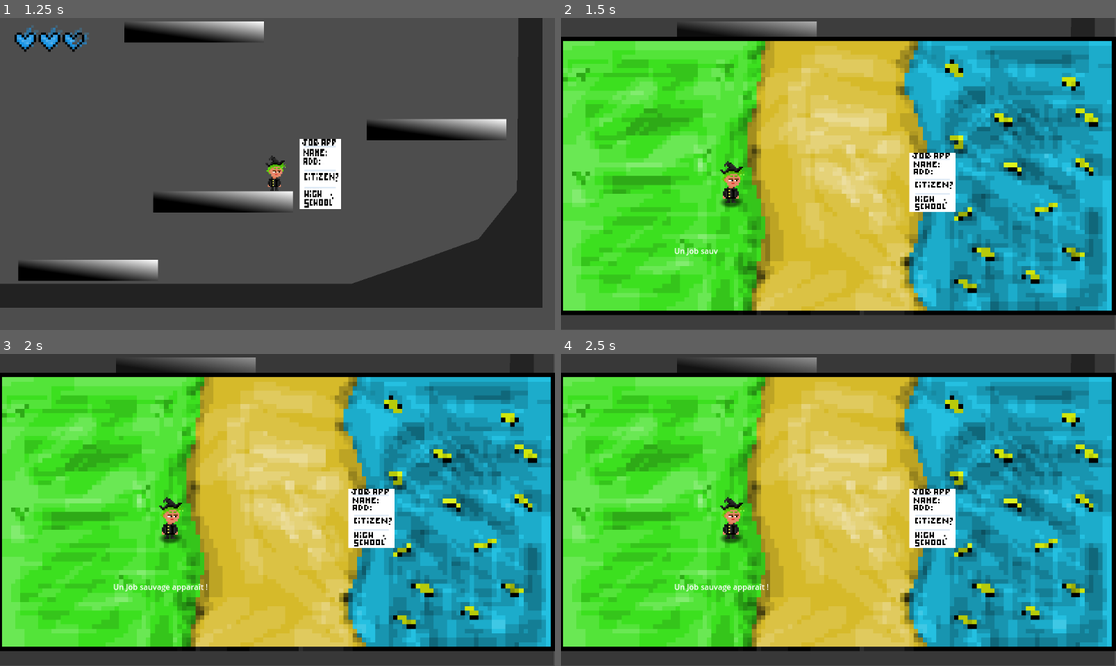
Above: before the commit, frames 1-4 (two rows, left to right).
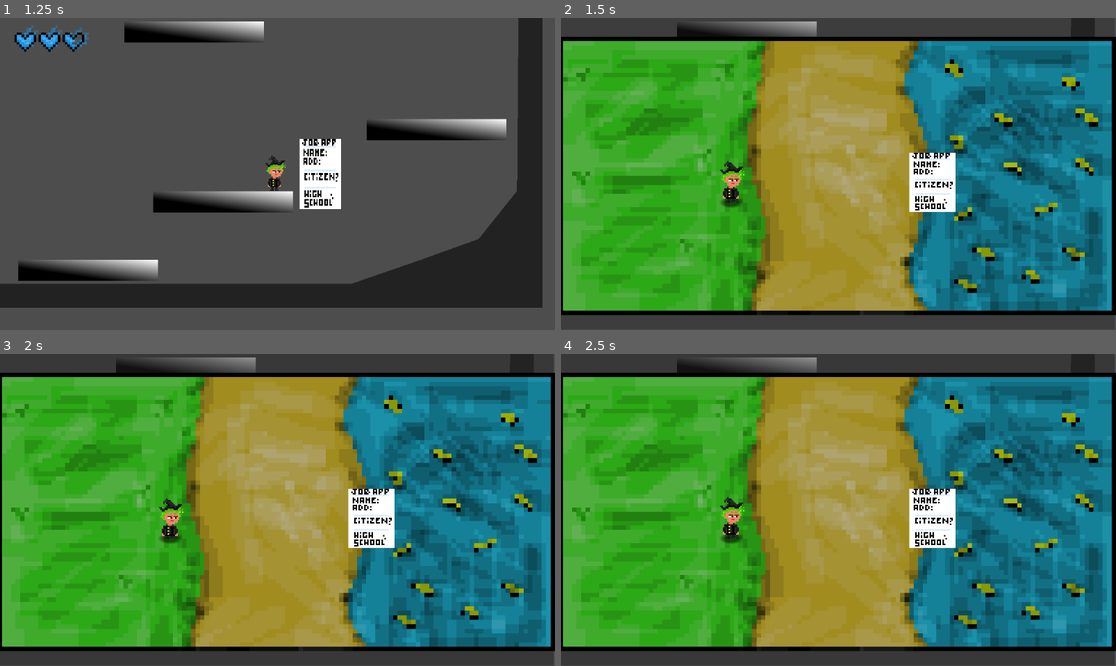
Above: after the commit, the same moments.

Repository: RTheoGH/CSSG
Game: Godot game, scene res://scenes/Menu.tscn
Same seed, same stepped clock (60 frames per second), same inputs: the game is played once before the commit and once after it.
Inputs (mouse positions are in pixels of both pictures, inside the frame that each line leads up to):
- Up to frame 1 (1.25 s): click "START" at 0.5 s
- Up to frame 2 (1.5 s): tap Enter (ui_accept) at 1.25, 1.35 s; move the mouse to (960, 158) at 1.27 s; hold D (right) from 1.28 s (still down)
- Up to frame 3 (2 s): keep holding D (right); tap Space (jump) at 1.52 s
- Up to frame 4 (2.5 s): keep holding D (right); move the mouse to (727, 525) at 2.02 s; tap Mouse wheel down (camera_dezoom) at 2.1 s; tap Space (jump) at 2.27 s; tap Enter (ui_accept) at 2.3 s

Frame 1 is identical in both runs. In frame 2, 83% of the frame differs, in the area x 0-100%, y 7-94%; in frame 3, 83%; in frame 4, 83%.
Error after the commit: Invalid assignment of property or key 'text' with value of type 'String' on a base object of type 'null instance'. (res://scenes/skill_select.gd:15)

Commit message:
début skills

Diff:
--- a/project.godot
+++ b/project.godot
@@ -25,6 +25,7 @@
 "res://ressources/": "green",
 "res://scenes/": "purple",
 "res://scripts/": "orange",
+"res://scripts/skills/": "red",
 "res://shaders/": "pink"
 }
 
--- a/scenes/Main.tscn
+++ b/scenes/Main.tscn
@@ -1,8 +1,9 @@
-[gd_scene load_steps=32 format=3 uid="uid://6ueec22mi8co"]
+[gd_scene load_steps=38 format=3 uid="uid://6ueec22mi8co"]
 
 [ext_resource type="Script" path="res://scripts/main.gd" id="1_1apkk"]
 [ext_resource type="PackedScene" uid="uid://bvc6ijsw2wpn0" path="res://scenes/UI.tscn" id="2_h4x6i"]
 [ext_resource type="Texture2D" uid="uid://b7g7sfkus2msy" path="res://ressources/images/temp_fond-1.png.png" id="3_anvqx"]
+[ext_resource type="Shader" uid="uid://kx1msrulrq2v" path="res://shaders/background_opacity.tres" id="3_jqtgi"]
 [ext_resource type="Texture2D" uid="uid://g3i7o27g62t" path="res://ressources/images/studentA1.png" id="3_tcata"]
 [ext_resource type="PackedScene" uid="uid://cocwo8aq5j7pw" path="res://scenes/Player.tscn" id="4_apvqn"]
 [ext_resource type="AudioStream" uid="uid://772ggq0sx8jb" path="res://ressources/musics/music jeu test.wav" id="4_r14mf"]
@@ -25,6 +26,12 @@
 [ext_resource type="AudioStream" uid="uid://dd5qrqseamcyc" path="res://ressources/sounds/lutz_3.mp3" id="12_dy66s"]
 [ext_resource type="AudioStream" uid="uid://cgvpn6nqecl5u" path="res://ressources/sounds/lutz_4.mp3" id="13_2kace"]
 [ext_resource type="Texture2D" uid="uid://bmsfej5fhcbui" path="res://ressources/images/studentA_marche4.png" id="13_pnt3o"]
+[ext_resource type="Script" path="res://scripts/skills/skill.gd" id="18_c4rqx"]
+[ext_resource type="Script" path="res://scripts/skills/fireball.gd" id="19_l33xc"]
+
+[sub_resource type="ShaderMaterial" id="ShaderMaterial_2exay"]
+shader = ExtResource("3_jqtgi")
+shader_parameter/Background_luminosity = 0.75
 
 [sub_resource type="SpriteFrames" id="SpriteFrames_lv3x1"]
 
@@ -183,6 +190,12 @@
 cache/0/15/0/underline_thickness = 0.0
 cache/0/15/0/scale = 1.0
 
+[sub_resource type="Resource" id="Resource_s3pkg"]
+script = ExtResource("19_l33xc")
+
+[sub_resource type="Resource" id="Resource_xldig"]
+script = ExtResource("18_c4rqx")
+
 [sub_resource type="AudioStreamRandomizer" id="AudioStreamRandomizer_hq08k"]
 streams_count = 4
 stream_0/stream = ExtResource("10_xgx00")
@@ -209,32 +222,31 @@
 
 [node name="FightHUD" type="CanvasLayer" parent="."]
 
-[node name="ColorRect" type="ColorRect" parent="FightHUD"]
-visible = false
-anchors_preset = 15
-anchor_right = 1.0
-anchor_bottom = 1.0
-offset_left = 231.0
-offset_top = 468.0
-offset_right = -284.0
-offset_bottom = -56.0
-grow_horizontal = 2
-grow_vertical = 2
-color = Color(0, 0, 0, 0.266667)
-
 [node name="TextureRect" type="TextureRect" parent="FightHUD"]
 texture_filter = 1
+material = SubResource("ShaderMaterial_2exay")
 offset_left = -5.0
 offset_top = -269.0
 offset_right = 1152.0
 offset_bottom = 888.0
 texture = ExtResource("3_anvqx")
 
-[node name="RichTextLabel" type="RichTextLabel" parent="FightHUD"]
-offset_left = 235.0
-offset_top = 472.0
-offset_right = 872.0
-offset_bottom = 596.0
+[node name="ColorRect" type="ColorRect" parent="FightHUD"]
+anchors_preset = 15
+anchor_right = 1.0
+anchor_bottom = 1.0
+offset_top = 495.0
+grow_horizontal = 2
+grow_vertical = 2
+color = Color(0, 0, 0, 0.462745)
+
+[node name="RichTextLabel" type="RichTextLabel" parent="FightHUD/ColorRect"]
+layout_mode = 0
+offset_left = 51.0
+offset_top = 19.0
+offset_right = 1094.0
+offset_bottom = 133.0
+text = "Un job sauvage apparait"
 
 [node name="Enemy_fight_sprite" type="AnimatedSprite2D" parent="FightHUD"]
 texture_filter = 1
@@ -275,6 +287,7 @@
 text = "relancer"
 
 [node name="chomeur" parent="." instance=ExtResource("4_apvqn")]
+skills = Array[ExtResource("18_c4rqx")]([SubResource("Resource_s3pkg"), SubResource("Resource_xldig")])
 
 [node name="AudioStreamPlayer" type="AudioStreamPlayer" parent="."]
 stream = ExtResource("4_r14mf")
--- /dev/null
+++ b/scenes/skill_select.gd
@@ -0,0 +1,19 @@
+class_name SkillSelect
+extends ColorRect
+
+var boutons : Array[Button]
+var skills : Array[Skill]
+
+func _init(s: Array[Skill]) -> void:
+	skills = s
+
+
+func _ready() -> void:
+	boutons = [$Skill1, $Skill2, $Skill3, $Skill4]
+	var sl := skills.size() if skills.size() < boutons.size() else boutons.size()
+	for i in range(sl):
+		boutons[i].text = skills[i].get_class_name()
+
+# Called every frame. 'delta' is the elapsed time since the previous frame.
+func _process(delta: float) -> void:
+	pass
--- /dev/null
+++ b/scenes/skill_select.tscn
@@ -0,0 +1,78 @@
+[gd_scene load_steps=3 format=3 uid="uid://c3t25jf77014j"]
+
+[ext_resource type="Texture2D" uid="uid://c2jyv58nsm15a" path="res://ressources/images/goat.png" id="1_n7nyl"]
+[ext_resource type="Script" path="res://scenes/skill_select.gd" id="1_xumfo"]
+
+[node name="SkillSelect" type="ColorRect"]
+offset_right = 1152.0
+offset_bottom = 153.0
+color = Color(0, 0, 0, 0.462745)
+script = ExtResource("1_xumfo")
+
+[node name="Skill1" type="Button" parent="."]
+layout_mode = 0
+offset_left = 5.0
+offset_top = 5.0
+offset_right = 572.0
+offset_bottom = 72.0
+text = "-"
+
+[node name="TextureRect" type="TextureRect" parent="Skill1"]
+layout_mode = 0
+offset_left = 43.0
+offset_top = 6.0
+offset_right = 324.0
+offset_bottom = 278.0
+scale = Vector2(0.2, 0.2)
+texture = ExtResource("1_n7nyl")
+
+[node name="Skill2" type="Button" parent="."]
+layout_mode = 0
+offset_left = 5.0
+offset_top = 81.0
+offset_right = 571.0
+offset_bottom = 148.0
+text = "-"
+
+[node name="TextureRect" type="TextureRect" parent="Skill2"]
+layout_mode = 0
+offset_left = 43.0
+offset_top = 6.0
+offset_right = 324.0
+offset_bottom = 278.0
+scale = Vector2(0.2, 0.2)
+texture = ExtResource("1_n7nyl")
+
+[node name="Skill3" type="Button" parent="."]
+layout_mode = 0
+offset_left = 580.0
+offset_top = 5.0
+offset_right = 1147.0
+offset_bottom = 72.0
+text = "-"
+
+[node name="TextureRect" type="TextureRect" parent="Skill3"]
+layout_mode = 0
+offset_left = 43.0
+offset_top = 6.0
+offset_right = 324.0
+offset_bottom = 278.0
+scale = Vector2(0.2, 0.2)
+texture = ExtResource("1_n7nyl")
+
+[node name="Skill4" type="Button" parent="."]
+layout_mode = 0
+offset_left = 580.0
+offset_top = 81.0
+offset_right = 1147.0
+offset_bottom = 148.0
+text = "-"
+
+[node name="TextureRect" type="TextureRect" parent="Skill4"]
+layout_mode = 0
+offset_left = 43.0
+offset_top = 6.0
+offset_right = 324.0
+offset_bottom = 278.0
+scale = Vector2(0.2, 0.2)
+texture = ExtResource("1_n7nyl")
--- a/scripts/Global.gd
+++ b/scripts/Global.gd
@@ -1,11 +1,3 @@
 extends Node
 var fight_mode: bool = false
-
-# Called when the node enters the scene tree for the first time.
-func _ready() -> void:
-	pass # Replace with function body.
-
-
-# Called every frame. 'delta' is the elapsed time since the previous frame.
-func _process(delta: float) -> void:
-	pass
+enum target {ALL_ENEMIES, ALL_ALLIES, SINGLE_ENEMY, SELF, SINGLE_ALLY, ALL}
--- /dev/null
+++ b/scripts/character.gd
@@ -0,0 +1,8 @@
+class_name Character
+extends CharacterBody2D
+
+@export var maxHP: int = 6
+var HP: int
+@export var maxMP: int = 10
+var MP: int
+@export var skills: Array[Skill]
--- a/scripts/enemy.gd
+++ b/scripts/enemy.gd
@@ -1,5 +1,5 @@
 class_name Enemy
-extends CharacterBody2D
+extends Character
 
 const SPEED = 150.0
 const JUMP_VELOCITY = -400.0
--- a/scripts/main.gd
+++ b/scripts/main.gd
@@ -2,7 +2,7 @@
 
 var running: bool
 @onready var music = $AudioStreamPlayer
-@onready var fight_text = $FightHUD/RichTextLabel
+@onready var fight_text = $FightHUD/ColorRect/RichTextLabel
 var current_enemy := ""
 
 # Called when the node enters the scene tree for the first time.
@@ -53,9 +53,12 @@
 		cam.global_position = cam.global_position.move_toward(target_pos,speed*delta)
 
 func process_fight(delta: float):
-	#mettre les sprites à des pos fixes
+	fight_text.visible_ratio += 0.05
+	if Input.is_action_just_pressed("ui_accept"):
+		$FightHUD/ColorRect.hide()
+		var skills_hud := SkillSelect.new($chomeur.skills)
+		$FightHUD.add_child(skills_hud)
 
-	fight_text.visible_ratio += 0.05
 
 func new_game():
 	get_node("text").hide()
@@ -82,6 +85,8 @@
 		tween_background.set_ease(Tween.EASE_IN)
 		tween_background.tween_property($CanvasLayer/Fight_Background, "color:a", 0.5, 0.2)
 		fight_text.visible_ratio = 0
+		$FightHUD/Enemy_fight_sprite.play("default")
+		$FightHUD/Player_fight_sprite.play("default")
 
 	else:
 		$WorldHUD.show()
--- a/scripts/player.gd
+++ b/scripts/player.gd
@@ -1,4 +1,4 @@
-extends CharacterBody2D
+extends Character
 
 @onready var _animated_sprite = $AnimatedSprite2D
 var SPEED = 200.0
--- /dev/null
+++ b/scripts/skills/fireball.gd
@@ -0,0 +1,5 @@
+class_name Fireball
+extends Skill
+
+func get_class_name() -> String:
+	return "Fireball"
--- /dev/null
+++ b/scripts/skills/skill.gd
@@ -0,0 +1,18 @@
+class_name Skill
+extends Resource
+
+var skill_name: String
+var description:String
+
+var MP: int
+var accuracy: float
+
+var target_type: Global.target
+
+var logo: CompressedTexture2D = load("res://ressources/images/goat.png")
+
+func cast_skill(from: Character, to: Array[Character]):
+	pass
+
+func get_class_name() -> String:
+	return "Skill"
--- a/shaders/background_opacity.tres
+++ b/shaders/background_opacity.tres
@@ -1,39 +1,55 @@
-[gd_resource type="VisualShader" load_steps=3 format=3 uid="uid://kx1msrulrq2v"]
-
-[sub_resource type="VisualShaderNodeVec3Constant" id="VisualShaderNodeVec3Constant_ufa42"]
-output_port_for_preview = 0
+[gd_resource type="VisualShader" load_steps=5 format=3 uid="uid://kx1msrulrq2v"]
 
 [sub_resource type="VisualShaderNodeFloatParameter" id="VisualShaderNodeFloatParameter_3lbcw"]
-parameter_name = "Background_opacity"
+parameter_name = "Background_luminosity"
+
+[sub_resource type="VisualShaderNodeVectorCompose" id="VisualShaderNodeVectorCompose_qhxks"]
+
+[sub_resource type="VisualShaderNodeInput" id="VisualShaderNodeInput_h4wbe"]
+input_name = "color"
+
+[sub_resource type="VisualShaderNodeVectorOp" id="VisualShaderNodeVectorOp_40bfb"]
+operator = 2
 
 [resource]
 code = "shader_type canvas_item;
 render_mode blend_mix;
 
-uniform float Background_opacity;
+uniform float Background_luminosity;
 
 
 
 void fragment() {
-// Vector3Constant:2
-	vec3 n_out2p0 = vec3(0.000000, 0.000000, 0.000000);
+// Input:5
+	vec4 n_out5p0 = COLOR;
 
 
 // FloatParameter:3
-	float n_out3p0 = Background_opacity;
+	float n_out3p0 = Background_luminosity;
+
+
+// VectorCompose:4
+	vec3 n_out4p0 = vec3(n_out3p0, n_out3p0, n_out3p0);
+
+
+// VectorOp:6
+	vec3 n_out6p0 = vec3(n_out5p0.xyz) * n_out4p0;
 
 
 // Output:0
-	COLOR.rgb = n_out2p0;
-	COLOR.a = n_out3p0;
+	COLOR.rgb = n_out6p0;
 
 
 }
 "
 mode = 1
 flags/light_only = false
-nodes/fragment/2/node = SubResource("VisualShaderNodeVec3Constant_ufa42")
-nodes/fragment/2/position = Vector2(-200, 140)
 nodes/fragment/3/node = SubResource("VisualShaderNodeFloatParameter_3lbcw")
-nodes/fragment/3/position = Vector2(-57.8824, 441.02)
-nodes/fragment/connections = PackedInt32Array(2, 0, 0, 0, 3, 0, 0, 1)
+nodes/fragment/3/position = Vector2(-380, 180)
+nodes/fragment/4/node = SubResource("VisualShaderNodeVectorCompose_qhxks")
+nodes/fragment/4/position = Vector2(-60, 200)
+nodes/fragment/5/node = SubResource("VisualShaderNodeInput_h4wbe")
+nodes/fragment/5/position = Vector2(-260, 40)
+nodes/fragment/6/node = SubResource("VisualShaderNodeVectorOp_40bfb")
+nodes/fragment/6/position = Vector2(160, 40)
+nodes/fragment/connections = PackedInt32Array(3, 0, 4, 0, 3, 0, 4, 1, 3, 0, 4, 2, 4, 0, 6, 1, 5, 0, 6, 0, 6, 0, 0, 0)
Not shown: 1 places in scenes/Main.tscn that only renumber resources
